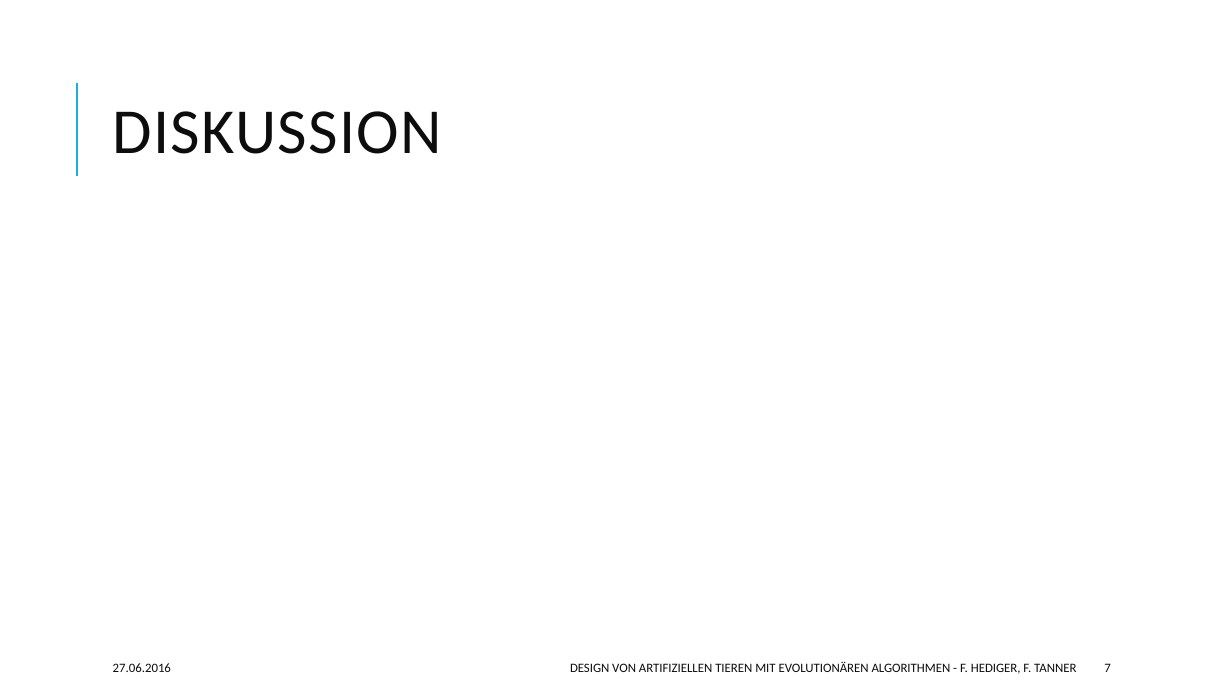
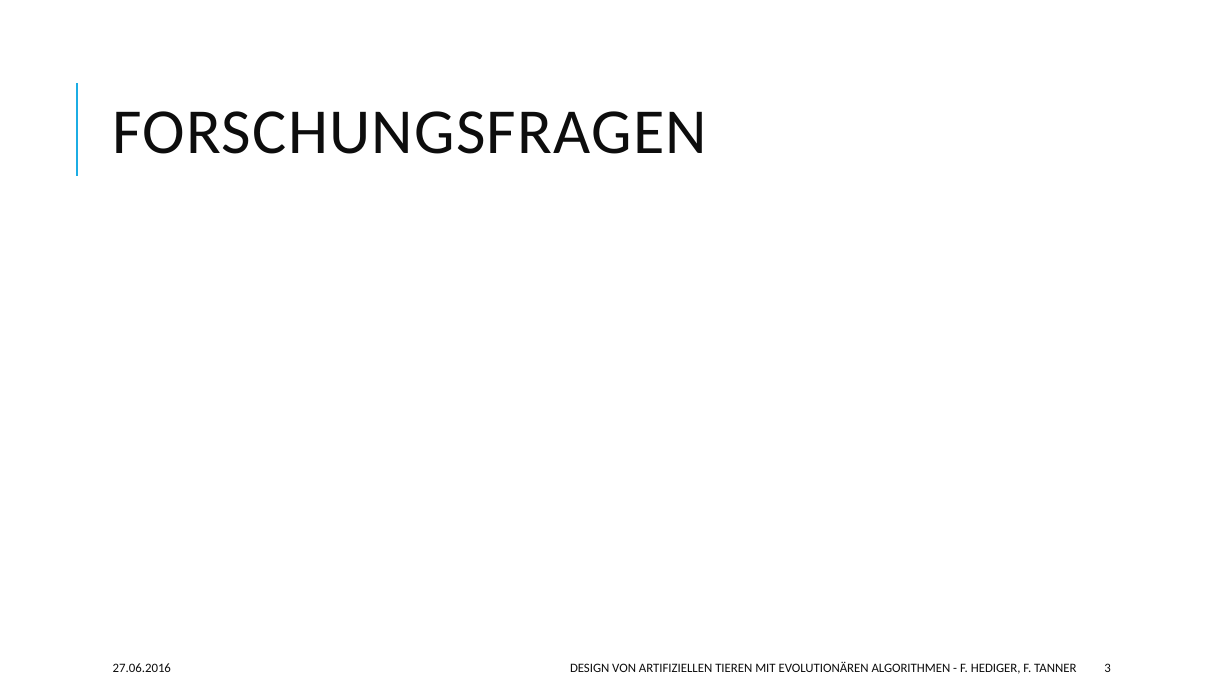
Before and after one commit to hedigerf/evolut, a slide deck: slide 3 of evolutdoc/presentation.pptx (slide 7 before the commit). Drawn at 1232x693 pixels with LibreOffice and Linux fonts; fonts in the diff are those of the drawing. Boxes give left, top, right and bottom in pixels: in the first picture for what was removed or moved away, otherwise in the second. Text is boxed around its words. In the diff, an @@ line names an element or a change of style, - is before the commit and + after.

```diff
--- a/evolutdoc/presentation.pptx
+++ b/evolutdoc/presentation.pptx
@@ title at [113, 111, 708, 154]: text changed @@
-DISKUSSION
+FORSCHUNGSFRAGEN
@@ page number at [1104, 663, 1110, 672]: text changed @@
-7
+3
```
Also in this commit, not shown: 5 other slides changed, 10 slides added.
